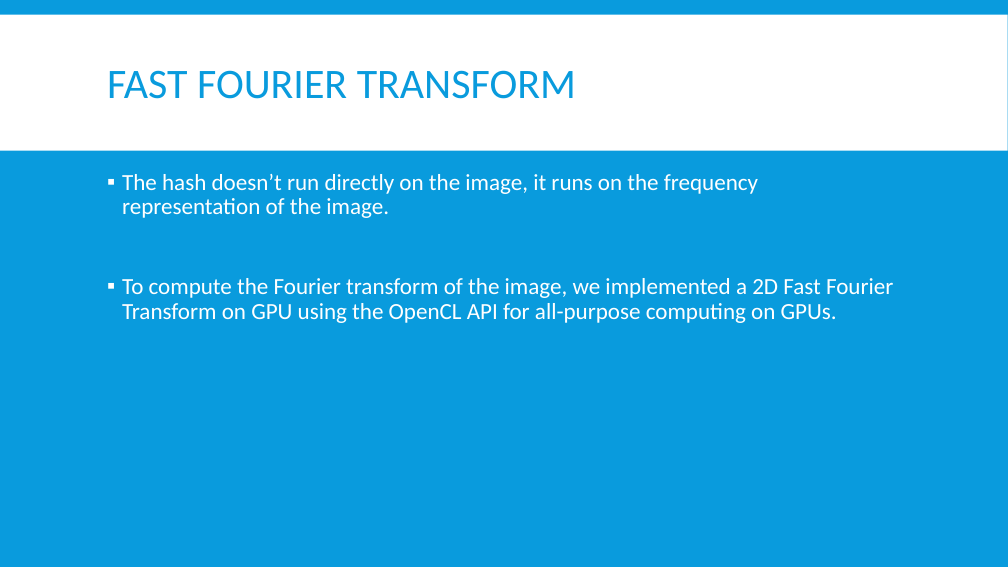
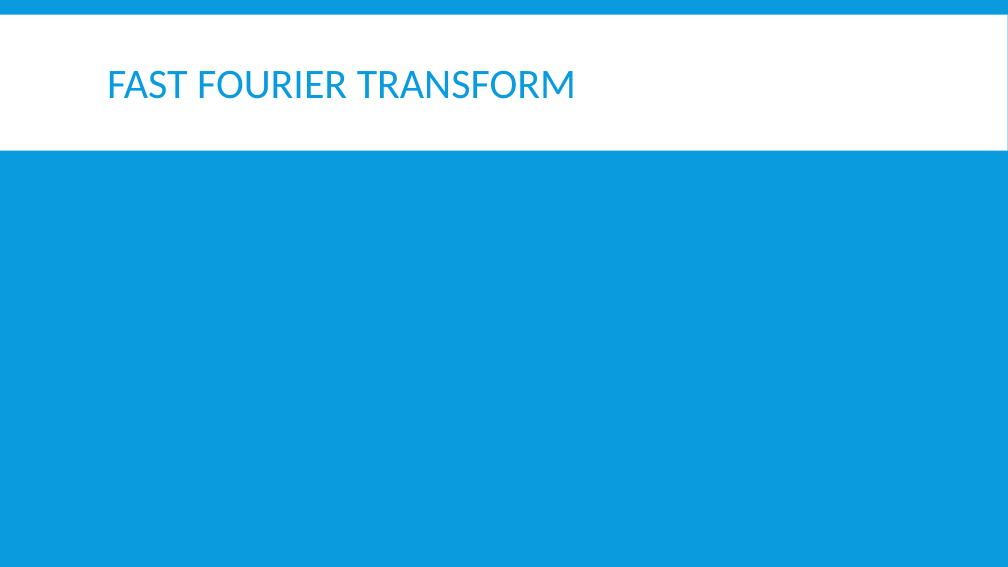
Before and after one commit to euwen/perceptual-image-hash, a slide deck: slide 3 of results/presentation_draft.pptx. Drawn at 1008x567 pixels with LibreOffice and Linux fonts; fonts in the diff are those of the drawing; grey boxes stand for pictures. Boxes give left, top, right and bottom in pixels: in the first picture for what was removed or moved away, otherwise in the second. Text is boxed around its words. In the diff, an @@ line names an element or a change of style, - is before the commit and + after.

```diff
--- a/results/presentation_draft.pptx
+++ b/results/presentation_draft.pptx
@@ text removed at <box>122,174,893,323</box> @@
-▪ The hash doesn’t run directly on the image, it runs on the frequency representation of the image.
-▪ To compute the Fourier transform of the image, we implemented a 2D Fast Fourier Transform on GPU using the OpenCL API for all-purpose computing on GPUs.
```
Also in this commit, not shown: 2 other slides changed.
